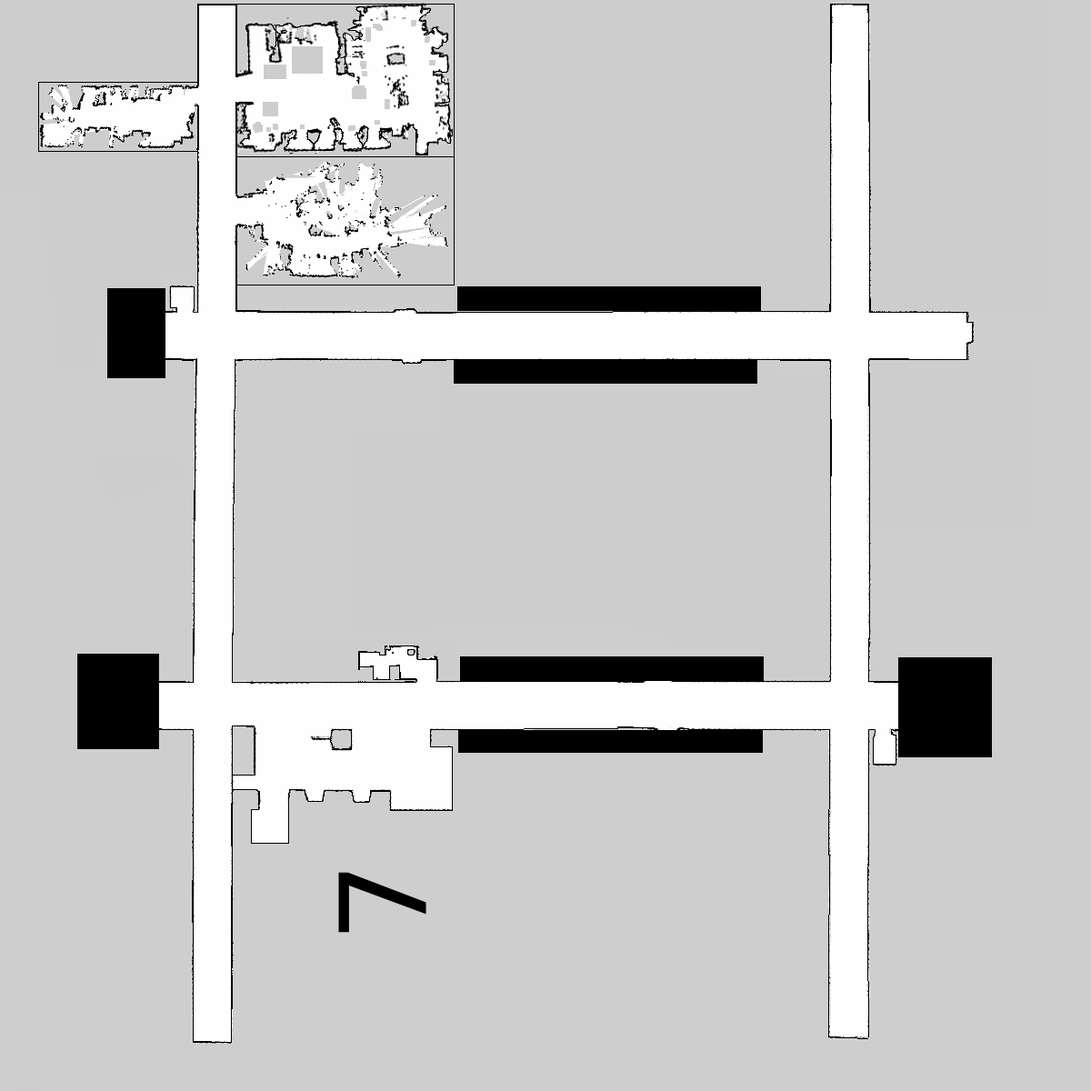
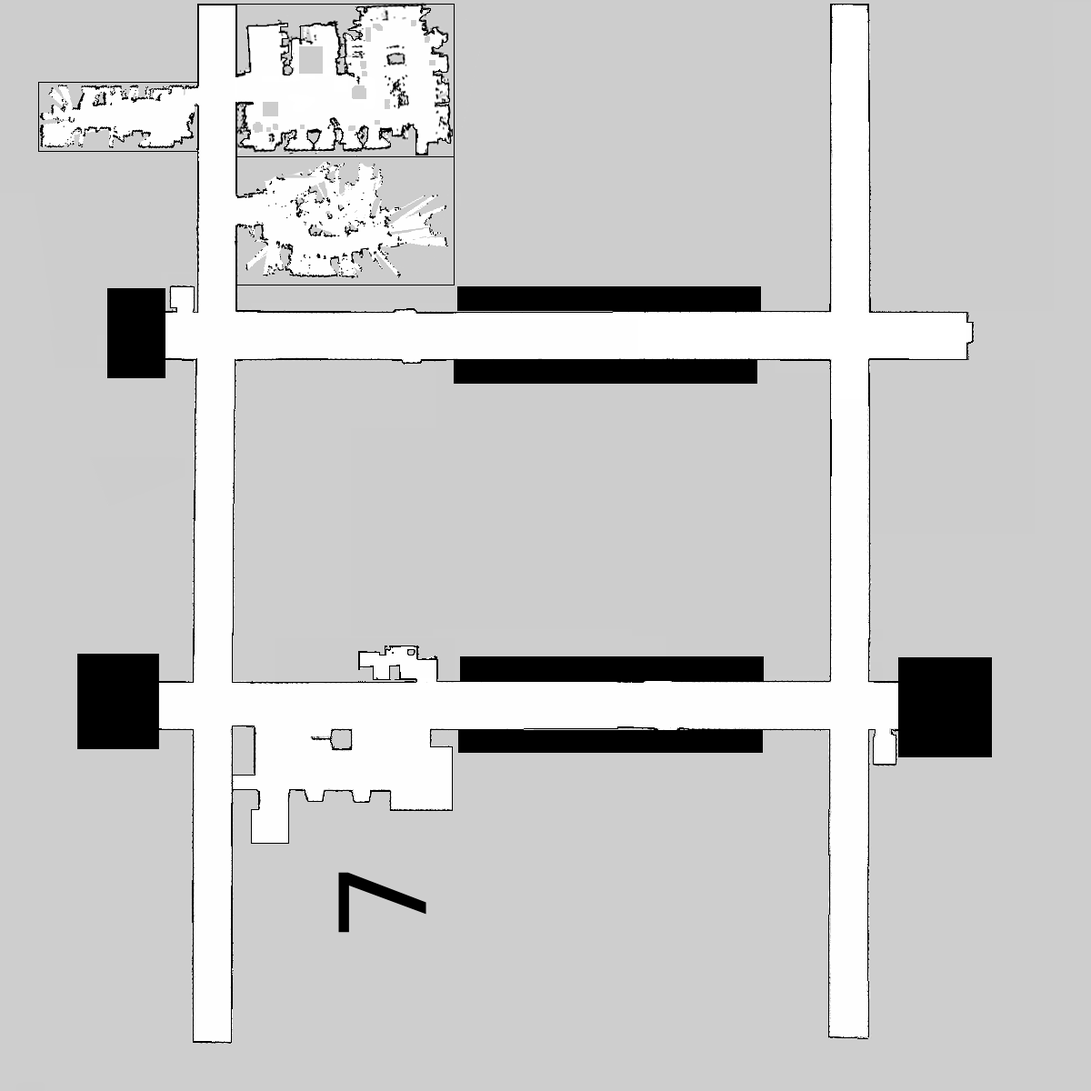
Before/after of a 1091 x 1091 layered artwork. What changed in the layer stack:
painted on "eng2-7f-0.05.pgm" over (245, 16, 302, 80)
